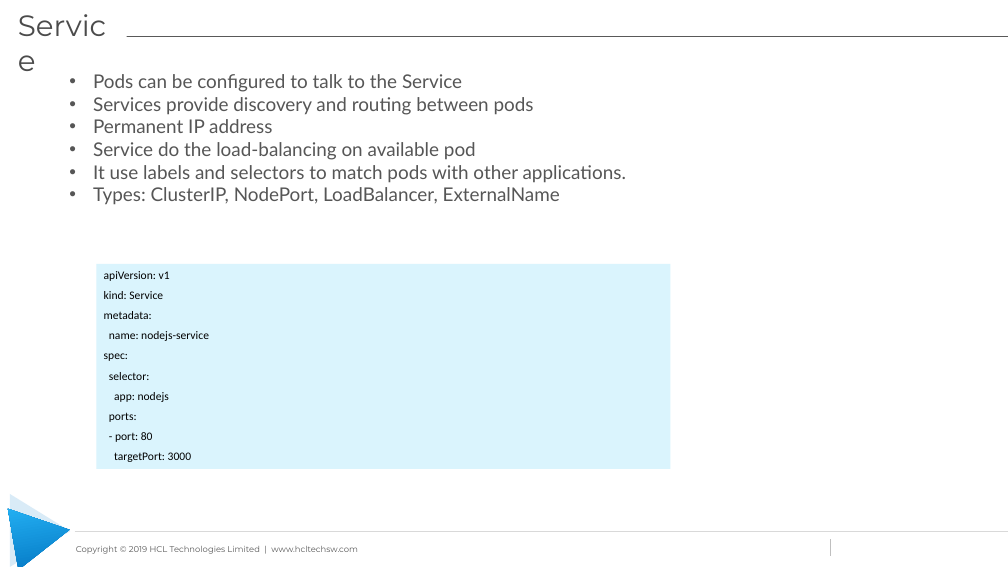
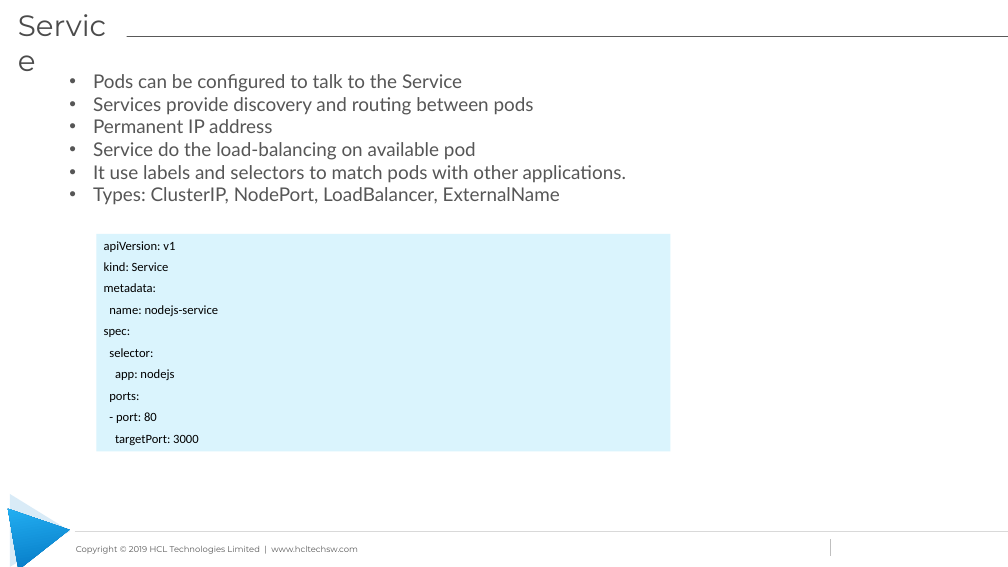
Before and after one commit to learning-zone/docker-and-kubernetes-basics, a slide deck: slide 8 of kubernetes-workshop-files/Kubernetes_Workshop.pptx. Drawn at 1008x567 pixels with LibreOffice and Linux fonts; fonts in the diff are those of the drawing; background and template pictures are left out. Boxes give left, top, right and bottom in pixels: in the first picture for what was removed or moved away, otherwise in the second. Text is boxed around its words. In the diff, an @@ line names an element or a change of style, - is before the commit and + after.

```diff
--- a/kubernetes-workshop-files/Kubernetes_Workshop.pptx
+++ b/kubernetes-workshop-files/Kubernetes_Workshop.pptx
@@ rectangle "apiVersion: v1" resized from (x1=96, y1=264, x2=671, y2=469) to (x1=96, y1=234, x2=671, y2=451) @@
@@ rectangle "apiVersion: v1" at (x1=96, y1=234, x2=671, y2=451): size 11 to 12 pt @@
```
Also in this commit, not shown: 3 other slides changed, 4 slides added, 3 slides removed.
